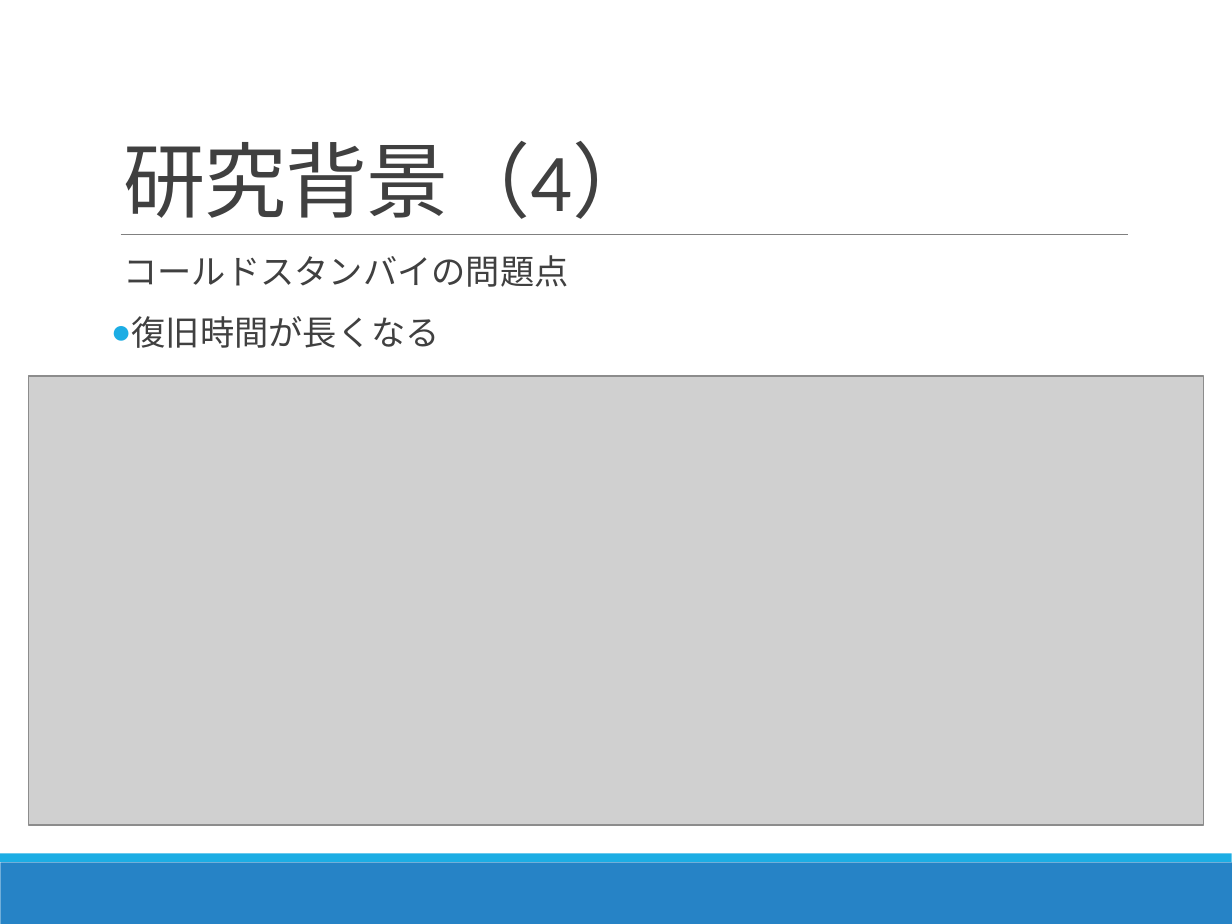
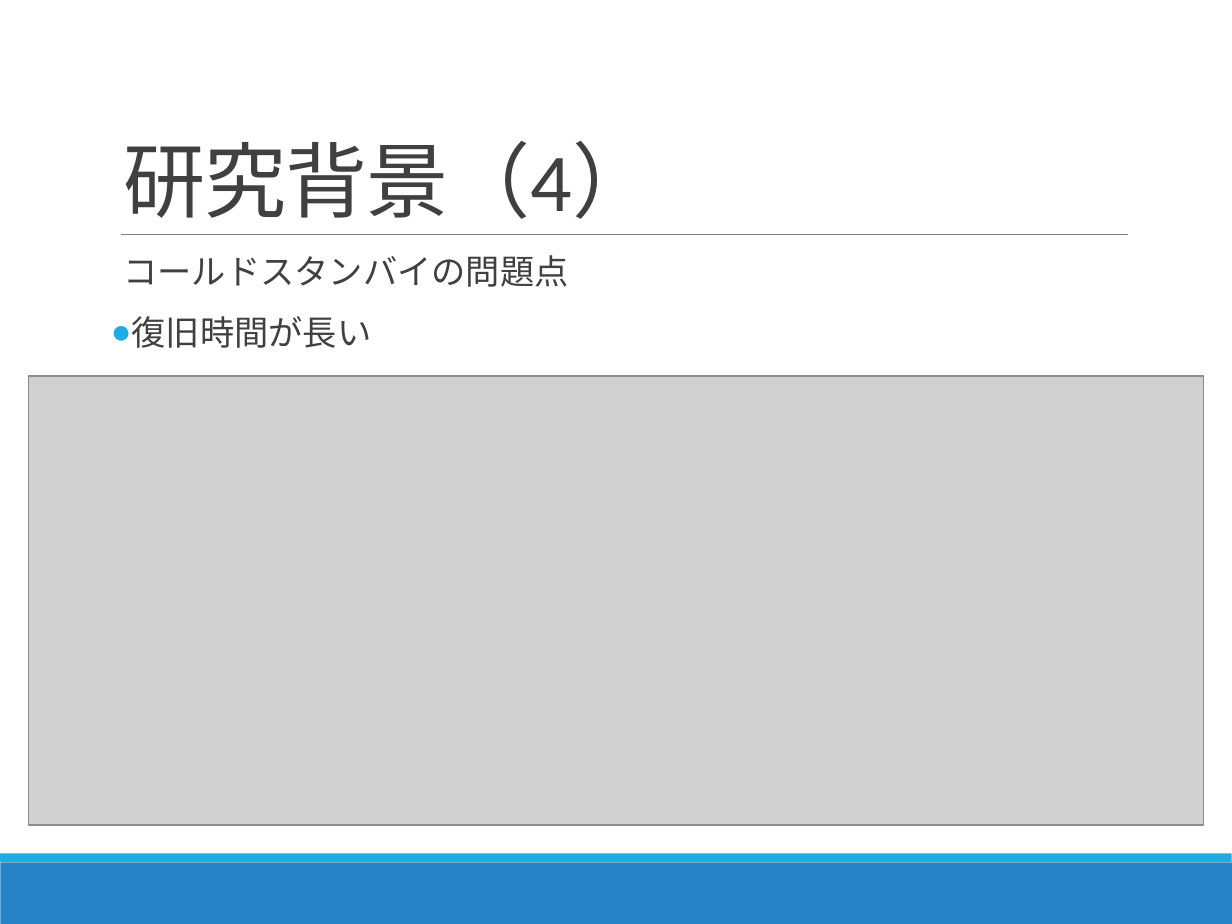
Before and after one commit to Kota0823/Document, a slide deck: slide 6 of 輪講2019-1_鈴木洸太.pptx. Drawn at 1232x924 pixels with LibreOffice and Linux fonts; fonts in the diff are those of the drawing; grey boxes stand for pictures. Boxes give left, top, right and bottom in pixels: in the first picture for what was removed or moved away, otherwise in the second. Text is boxed around its words. In the diff, an @@ line names an element or a change of style, - is before the commit and + after.

```diff
--- a/輪講2019-1_鈴木洸太.pptx
+++ b/輪講2019-1_鈴木洸太.pptx
@@ text at (132,316,372,348): text changed @@
-● 復旧時間が長くなる
+● 復旧時間が長い
```
Also in this commit, not shown: 9 other slides changed, 2 other files.
